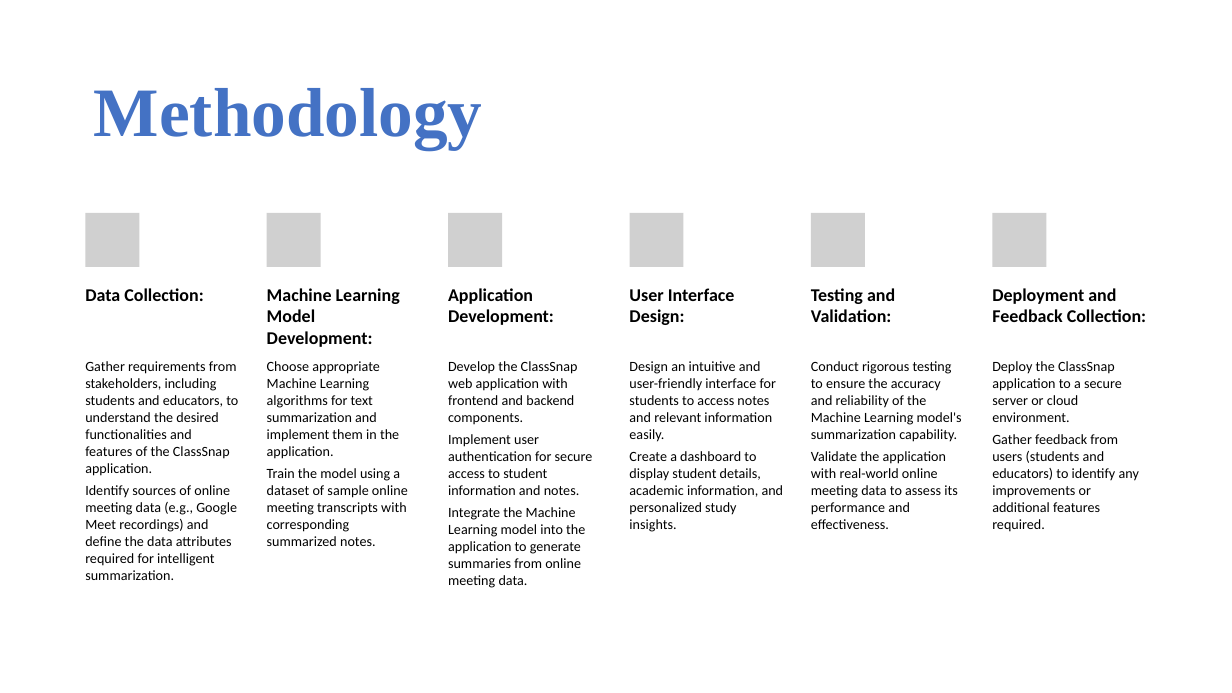
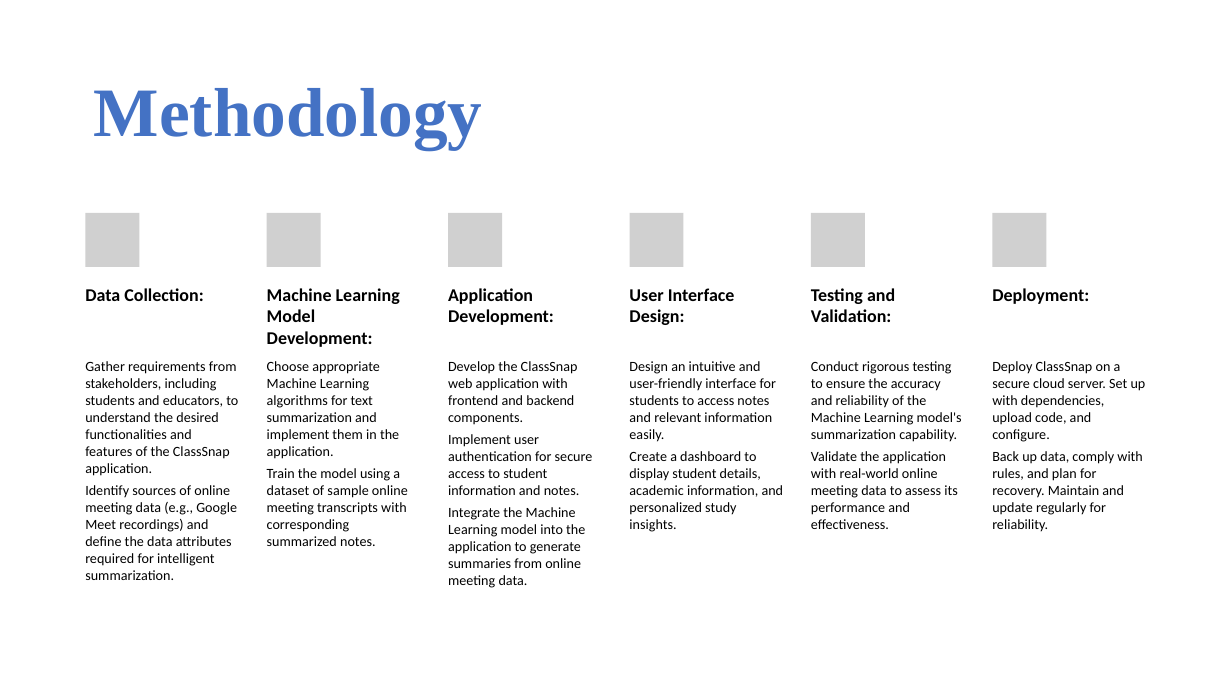
Before and after one commit to SkySingh04/ClassSnap, a slide deck: slide 7 of Documents/ClassSnap.pptx (slide 6 before the commit). Drawn at 1232x693 pixels with LibreOffice and Linux fonts; fonts in the diff are those of the drawing; grey boxes stand for pictures. Boxes give left, top, right and bottom in pixels: in the first picture for what was removed or moved away, otherwise in the second. Text is boxed around its words. In the diff, an @@ line names an element or a change of style, - is before the commit and + after.

```diff
--- a/Documents/ClassSnap.pptx
+++ b/Documents/ClassSnap.pptx
@@ text at (x1=992, y1=288, x2=1089, y2=304): text changed @@
-Deployment and Feedback Collection:
+Deployment:
@@ text at (x1=992, y1=361, x2=1146, y2=532): text changed @@
-Deploy the ClassSnap application to a secure server or cloud environment.
-Gather feedback from users (students and educators) to identify any improvements or additional features required.
+Deploy ClassSnap on a secure cloud server. Set up with dependencies, upload code, and configure.
+Back up data, comply with rules, and plan for recovery. Maintain and update regularly for reliability.
```
Also in this commit, not shown: 3 other slides changed, 3 slides added.
